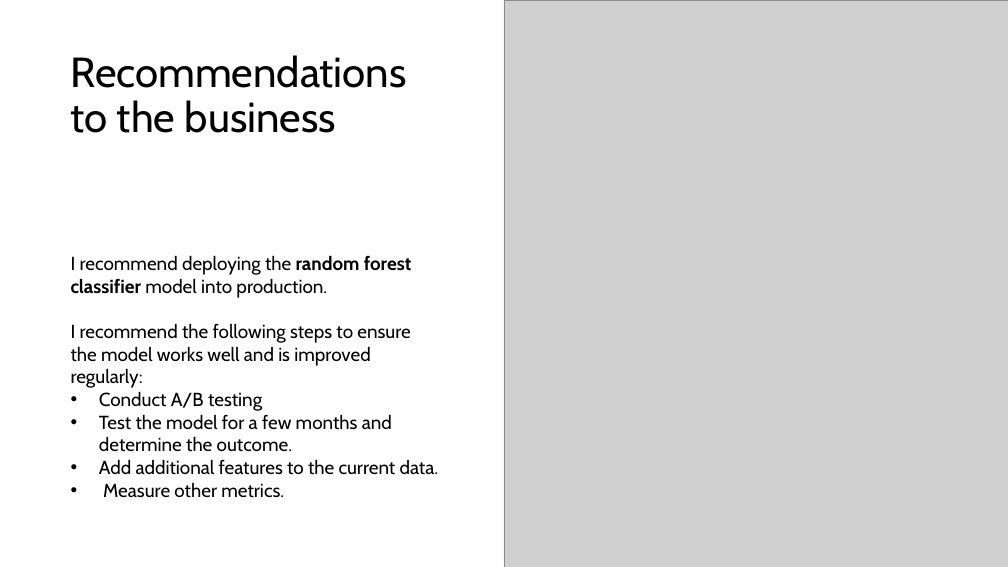
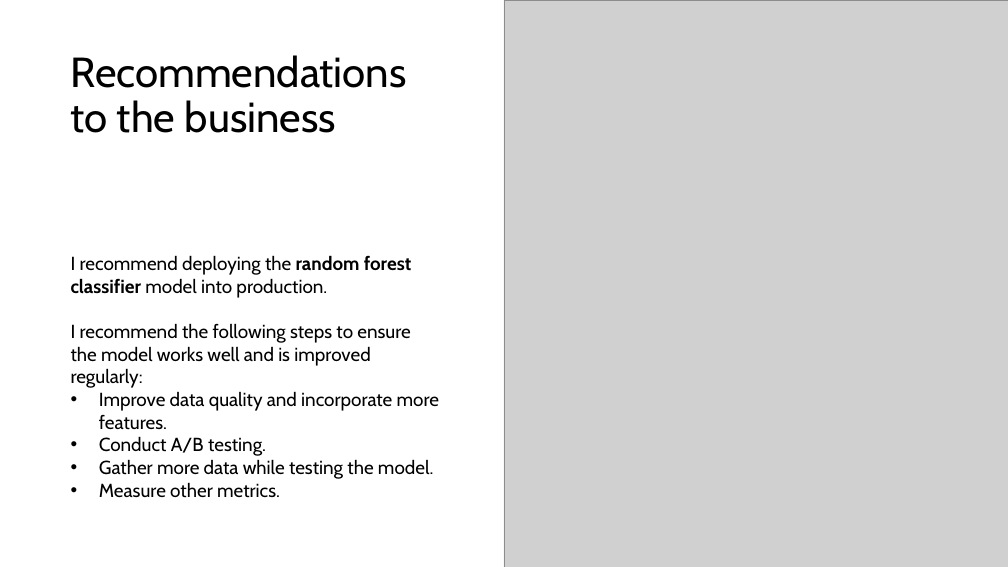
Before and after one commit to Vicbeg/Recipe-site-traffic, a slide deck: slide 11 of Model Presentation.pptx. Drawn at 1008x567 pixels with LibreOffice and Linux fonts; fonts in the diff are those of the drawing; grey boxes stand for pictures. Boxes give left, top, right and bottom in pixels: in the first picture for what was removed or moved away, otherwise in the second. Text is boxed around its words. In the diff, an @@ line names an element or a change of style, - is before the commit and + after.

```diff
--- a/Model Presentation.pptx
+++ b/Model Presentation.pptx
@@ text at box(99, 391, 439, 479): text changed @@
-• Conduct A/B testing
-• Test the model for a few months and determine the outcome.
-• Add additional features to the current data.
+• Improve data quality and incorporate more features.
+• Conduct A/B testing.
+• Gather more data while testing the model.
```
Also in this commit, not shown: 5 other slides changed, 3 other files.
